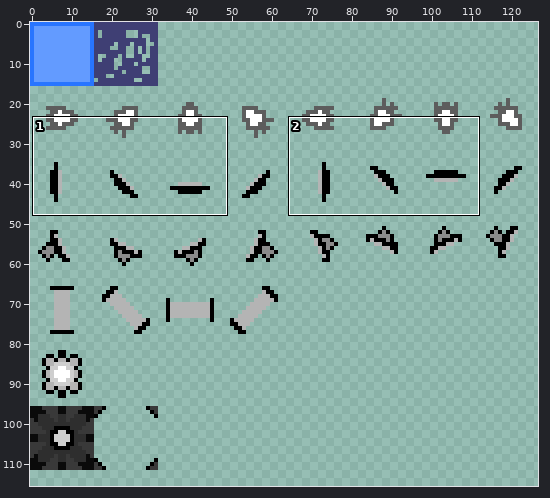
File history of a sprite sheet, data/sprites.png. Above, an overview of the earlier version with the close-up marked.
Close-up. Before the commit:
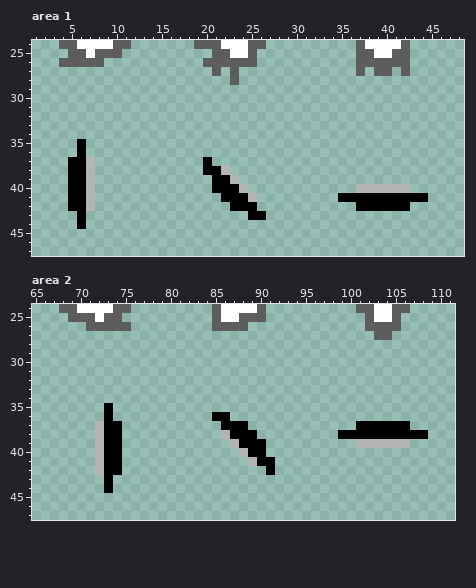
The file is 128x128 pixels. Colours within 5 levels of each other are drawn and written as one. Shown: area 1: x 1..48, y 24..47; area 2: x 65..111, y 24..47. The wide view leaves out empty margins.
New version:
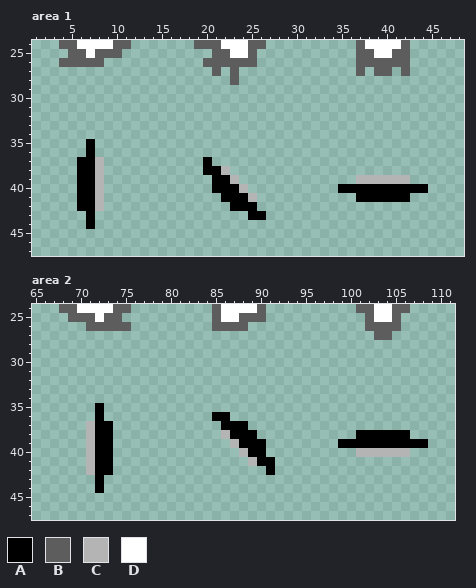
Palette (. is transparent): A #000000  B #5d5d5d  C #b4b4b4  D #ffffff
Change:
--- area 1
@@ x 1..48 @@
 34 ................................................
-35 .....A..........................................
-36 .....A..........................................
-37 ....AAC............A............................
-38 ....AAC............AAC..........................
-39 ....AAC.............AAC.........................
-40 ....AAC.............AAAC............CCCCCC......
-41 ....AAC..............AAAC.........AAAAAAAAAA....
-42 ....AAC...............AAA...........AAAAAA......
-43 .....A..................AA......................
-44 .....A..........................................
+35 ......A.........................................
+36 ......A.........................................
+37 .....AAC...........A............................
+38 .....AAC...........AAC..........................
+39 .....AAC............AAC.............CCCCCC......
+40 .....AAC............AAAC..........AAAAAAAAAA....
+41 .....AAC.............AAAC...........AAAAAA......
+42 .....AAC..............AAA.......................
+43 ......A.................AA......................
+44 ......A.........................................
 45 ................................................
--- area 2
@@ x 65..111 @@
 34 ...............................................
-35 ........A......................................
-36 ........A...........AA.........................
-37 .......CAA...........AAA............AAAAAA.....
-38 .......CAA...........CAAA.........AAAAAAAAAA...
-39 .......CAA............CAAA..........CCCCCC.....
-40 .......CAA.............CAA.....................
-41 .......CAA..............CAA....................
-42 .......CAA................A....................
-43 ........A......................................
-44 ........A......................................
+35 .......A.......................................
+36 .......A............AA.........................
+37 ......CAA............AAA.......................
+38 ......CAA............CAAA...........AAAAAA.....
+39 ......CAA.............CAAA........AAAAAAAAAA...
+40 ......CAA..............CAA..........CCCCCC.....
+41 ......CAA...............CAA....................
+42 ......CAA.................A....................
+43 .......A.......................................
+44 .......A.......................................
 45 ...............................................
Pixel boxes of the changes (left, top, right, bottom) in both close-ups:
changed: (68, 139, 104, 229)
changed: (338, 175, 428, 211)
changed: (86, 403, 122, 493)
changed: (338, 421, 428, 457)
